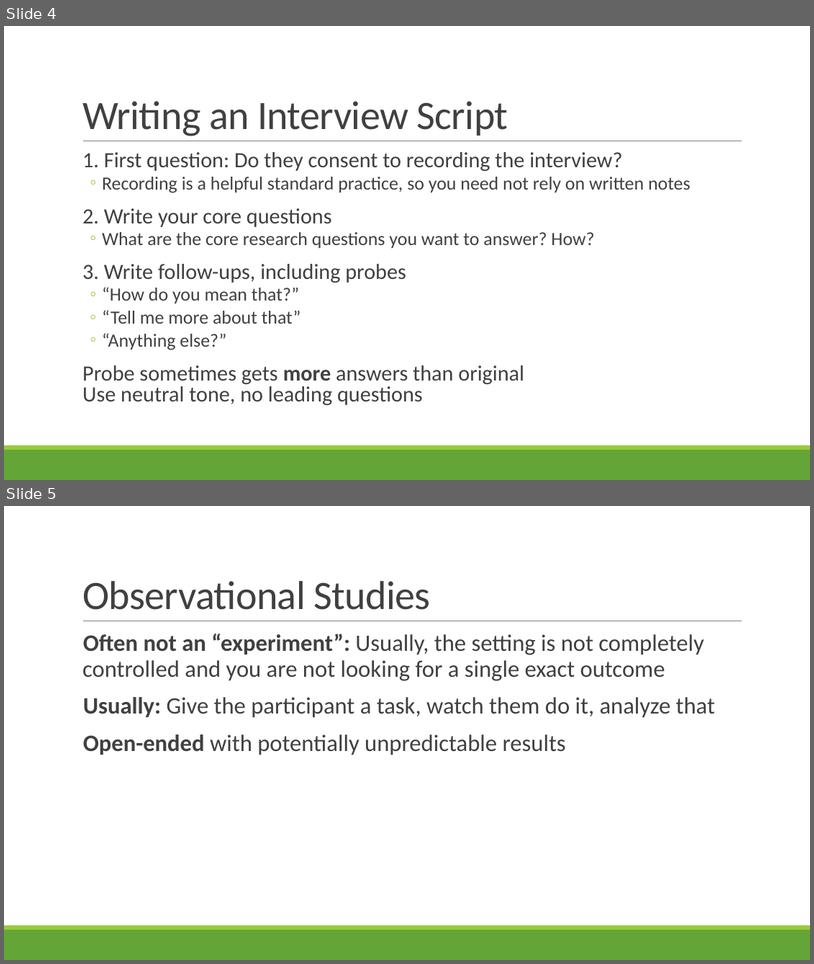
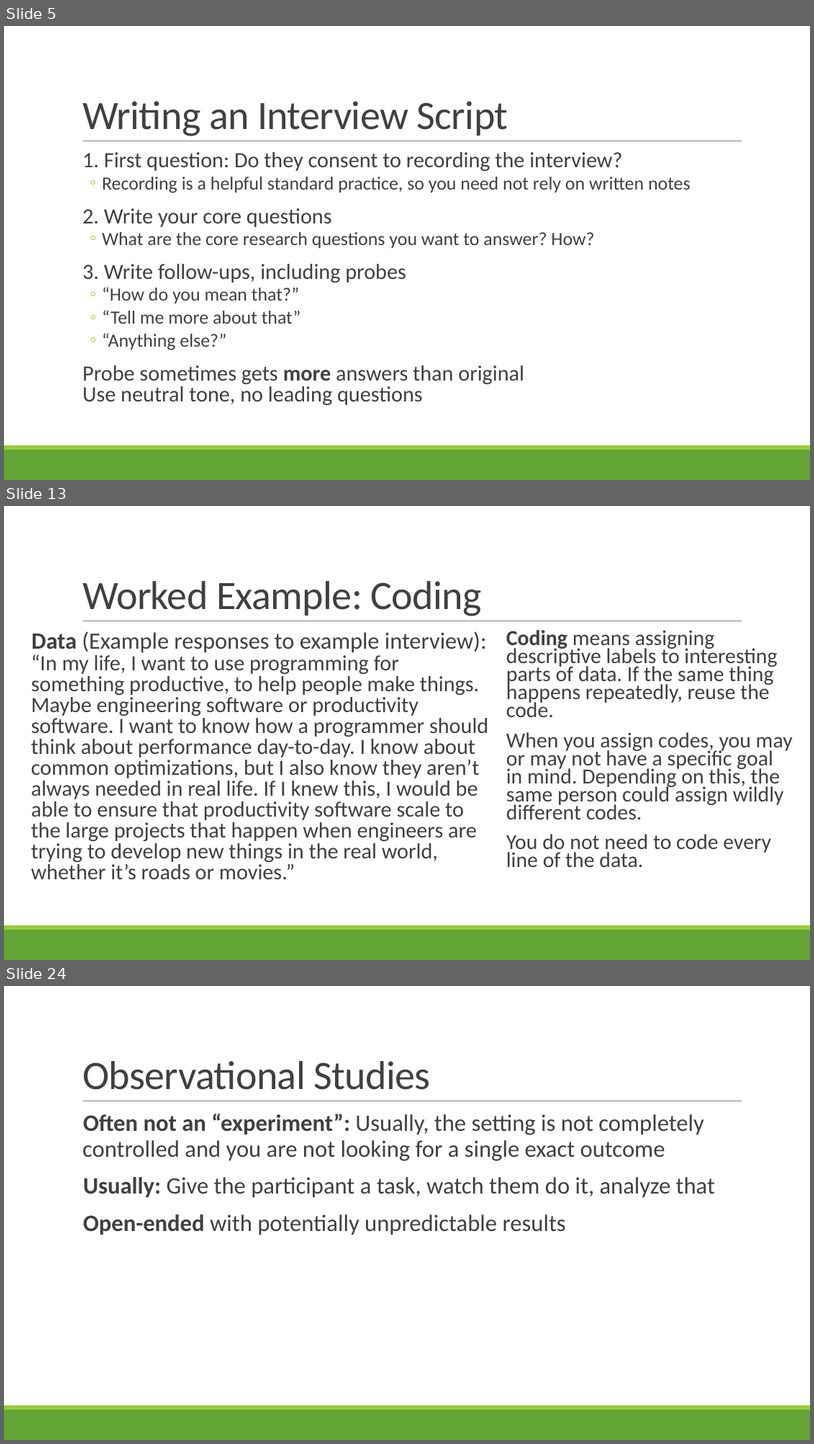
Before and after one commit to rbohrer/pl-course, a slide deck: LectureSlides/09Design3.pptx. Shown one above the other, each under a label of ours: slides 4 and 5 before the commit, slides 5, 13 and 24 after it; the slides between them are not shown. The pictures are 814x964 and 814x1444 pixels, drawn with LibreOffice and Linux fonts; fonts in the diff are those of the drawing. Boxes give left, top, right and bottom in pixels: in the first picture for what was removed or moved away, otherwise in the second. Text is boxed around its words. In the diff, an @@ line names an element or a change of style, - is before the commit and + after.

```diff
--- a/LectureSlides/09Design3.pptx
+++ b/LectureSlides/09Design3.pptx
@@ slide 13 added at [4,506,810,960], background #FFFFFF; not listed: 3 template elements that a slide beside it also shows @@
@@ title added at [82,581,482,616], 48 pt, text #404040 @@
+Worked Example: Coding
@@ text added at [31,631,489,879], 25.9 pt, text #404040 @@
+  Data (Example responses to example interview):
+  “In my life, I want to use programming for something productive, to help people make things. Maybe engineering software or productivity software. I want to know how a programmer should think about performance day-to-day. I know about common optimizations, but I also know they aren’t always needed in real life. If I knew this, I would be able to ensure that productivity software scale to the large projects that happen when engineers are trying to develop new things in the real world, whether it’s roads or movies.”
@@ text added at [507,630,793,867], 25.5 pt, text #404040 @@
+  Coding means assigning descriptive labels to interesting parts of data. If the same thing happens repeatedly, reuse the code.
+  When you assign codes, you may or may not have a specific goal in mind. Depending on this, the same person could assign wildly different codes.
+  You do not need to code every line of the data.
@@ what was slide 4 is now slide 5 @@
@@ what was slide 5 is now slide 24 @@
```
Also in this commit, not shown: 2 slides changed, 17 other slides added, 2 slides removed.
